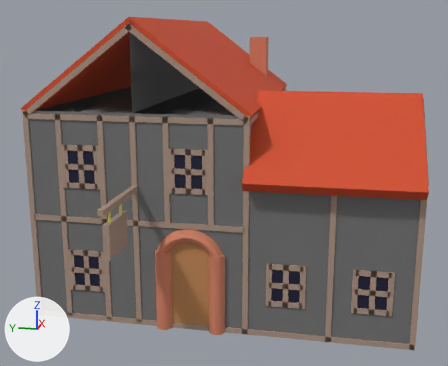
Before and after pictures for a commit that changed the OBJ model public/buildings/inn/timberframedinn.obj.
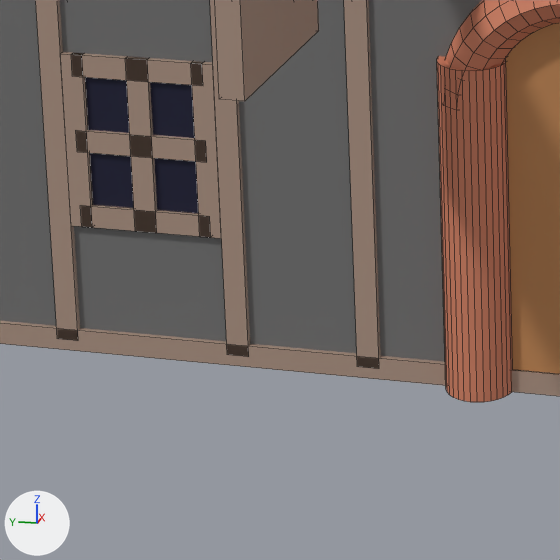
Each version is shown whole from a camera (50 mm lens) standing at (-26.6, -7.39, 6.81) and looking at (-1.89, -2.44, 0.63), then close up on the part from 12% to 41% of the width and 65% to 100% of the height. The lights are fixed; the arrows at lower left show +X, +Y and +Z. The close-ups show mesh edges as thin lines. Where no turn or scale is listed for an object, it has been applied to the vertices.

The first close-up shows 'Cube.000_Cube.037', 'Cube.005', 'Cube.037_Cube.038', 'Cube.038_Cube.039', 'Cube.042_Cube.044', 'Cube.053_Cube.056', 'Cube.070_Cube.075', 'Cube.073_Cube.078', 'Cylinder.001'.
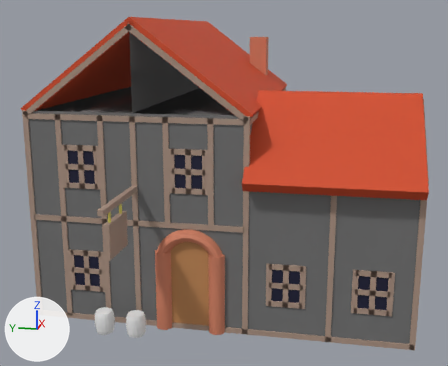
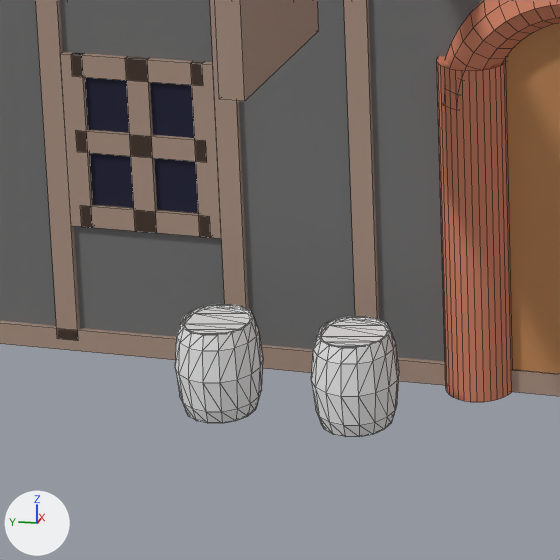
Boxes (x1, y1, x2, y2) around the edits, measured in the close-ups (560 x 560 px):
```json
{"object": "Barrel1", "change": "added", "after": [311, 316, 399, 437]}
{"object": "Barrel1.001", "change": "added", "after": [175, 304, 263, 423]}
```

The change, as JSON lines over the scene's bpy script:
```json
{"op": "add", "block": "mat_03___def", "code": ["mat_03___def = principled_material('03___Def')", "mat_03___def.base_color = (0.8, 0.8, 0.8)  # white #e7e7e7", "mat_03___def.roughness = 1.0"]}
{"op": "add", "block": "me_barrel1_001", "code": ["me_barrel1_001 = bpy.data.meshes.new('Barrel1.001')", "me_barrel1_001.from_pydata(...)  # 144 vertices, 284 faces; spans x -7.347..-6.618, y 0.614..1.343, z -3.9..-3.1", "me_barrel1_001.materials.append(mat_03___def)  # white #e7e7e7"]}
{"op": "add", "block": "me_barrel1", "code": ["me_barrel1 = bpy.data.meshes.new('Barrel1')", "me_barrel1.from_pydata(...)  # 144 vertices, 284 faces; spans x -7.347..-6.618, y -0.586..0.143, z -3.9..-3.1", "me_barrel1.materials.append(mat_03___def)  # white #e7e7e7"]}
{"op": "add", "block": "ob_barrel1_001", "code": ["ob_barrel1_001 = bpy.data.objects.new('Barrel1.001', me_barrel1_001)", "ob_barrel1_001.location = (0.0, 0.0, 0.0)"]}
{"op": "add", "block": "ob_barrel1", "code": ["ob_barrel1 = bpy.data.objects.new('Barrel1', me_barrel1)", "ob_barrel1.location = (0.0, 0.0, 0.0)"]}
```
